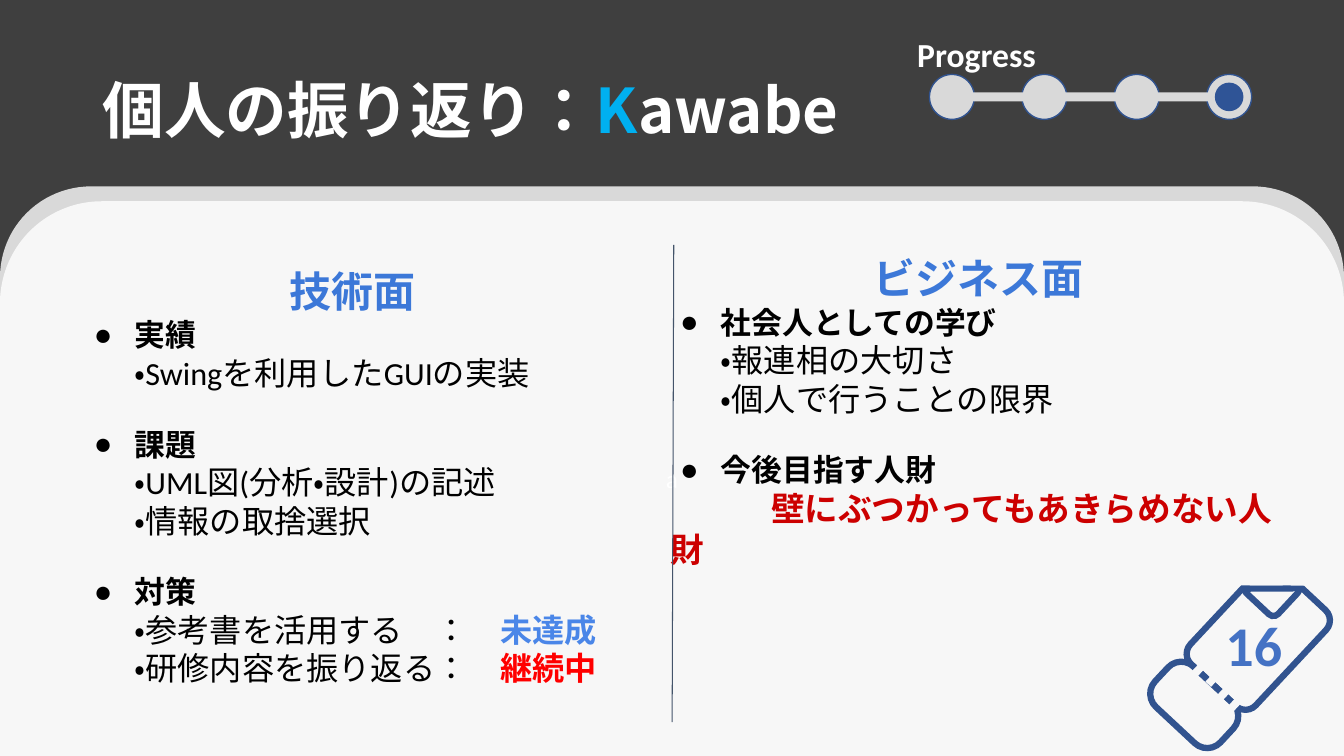
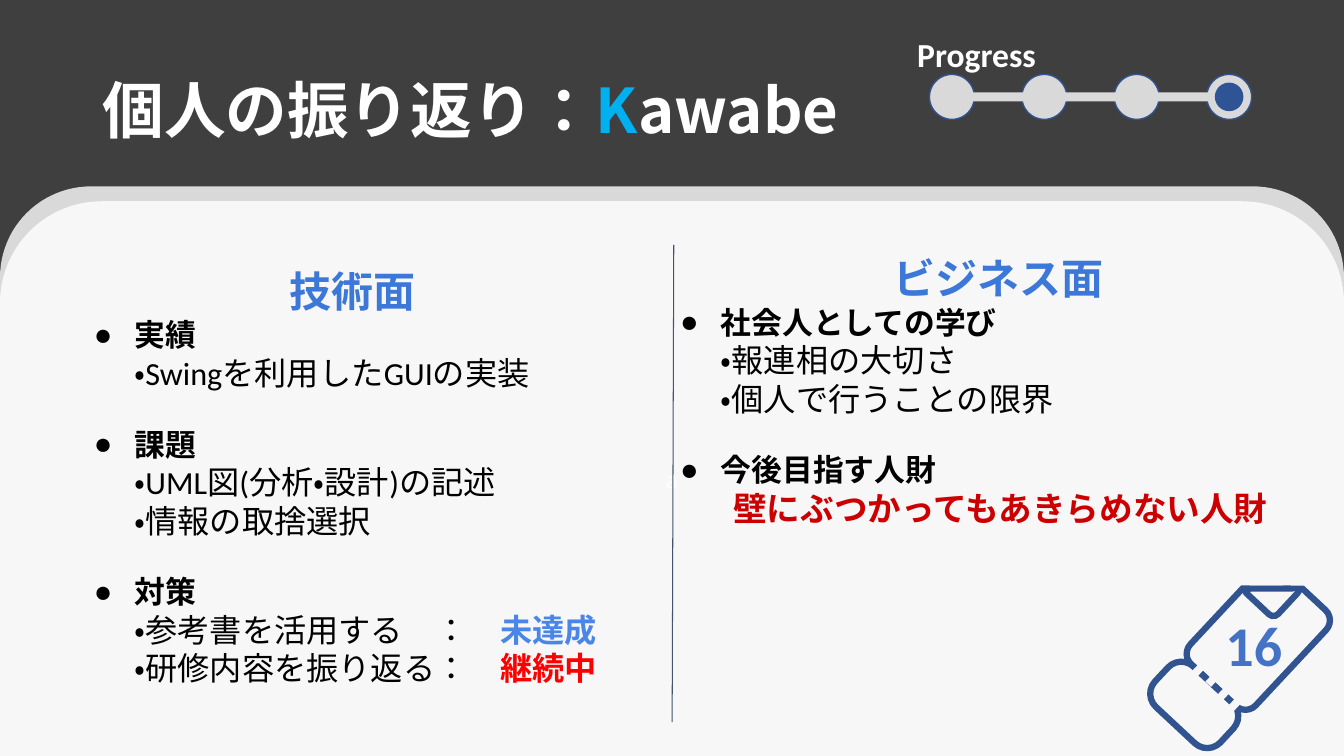
Before and after one commit to s-oishi/testRepo02, a slide deck: slide 18 of 成果発表会発表資料.pptx. Drawn at 1344x756 pixels with LibreOffice and Linux fonts; fonts in the diff are those of the drawing. Boxes give left, top, right and bottom in pixels: in the first picture for what was removed or moved away, otherwise in the second. Text is boxed around its words. In the diff, an @@ line names an element or a change of style, - is before the commit and + after.

Commit message:
6/16

```diff
--- a/成果発表会発表資料.pptx
+++ b/成果発表会発表資料.pptx
@@ text "ビジネス面" rewrapped from <box>721,258,1272,524</box> to <box>721,258,1267,524</box> @@
```
